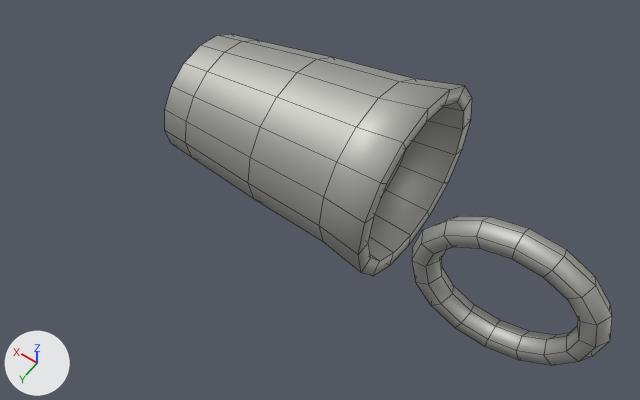
An edit to the Blender file assets/models/world/source/bellwether-road-silver-v1/BellwetherRoadSilver.blend, drawn before and after from the same camera.
Camera for both pictures: a camera (50 mm lens) standing at (-0.431, 0.294, 0.456) and looking at (-0.259, 0.052, 0.077). The axes (+X, +Y, +Z) are drawn at lower left. The lights are the same throughout. The picture after the commit comes second. Mesh edges are drawn as thin lines.

The scene before the commit, as lines of its bpy script (objects in view):
```python
me_wornsilver_cup_and_loop = bpy.data.meshes.new('WornSilver cup and loop')
me_wornsilver_cup_and_loop.from_pydata(...)  # 241 vertices, 240 faces; spans x -0.423..-0.13, y -0.061..0.061, z 0.0..0.135
me_wornsilver_cup_and_loop.polygons.foreach_set('use_smooth', [True] * 240)
me_wornsilver_cup_and_loop.materials.append(mat_wornsilver)  # light grey #bfbfba
ob_bellwetherroadsilver = bpy.data.objects.new('BellwetherRoadSilver', me_wornsilver_cup_and_loop)
ob_bellwetherroadsilver.location = (0.0, 0.0, 0.0)
```
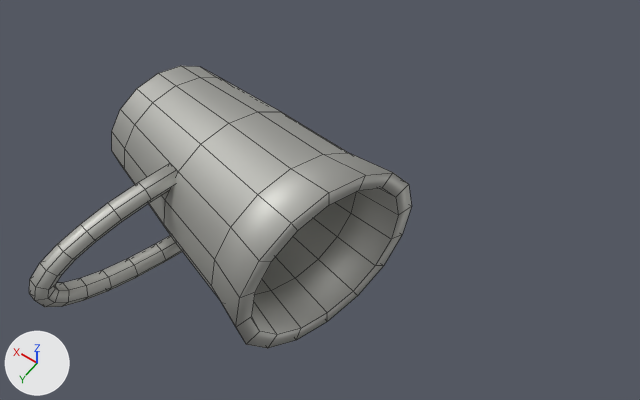
What differs and where, as boxes [x1, y1, x2, y2] in the pictures (640 x 400 px; the box of a moved part takes in the faces that stretch with it):
'BellwetherRoadSilver', reshaped (15% narrower, 15% shorter): before [165, 34, 612, 366]; after [29, 66, 411, 348]
part 1 of me_wornsilver_cup_and_loop, moved or reshaped: before [165, 34, 472, 276]; after [112, 66, 411, 348]
part 2 of me_wornsilver_cup_and_loop, added: after [29, 163, 183, 307]
part 3 of me_wornsilver_cup_and_loop, deleted: before [412, 216, 612, 366]

The change, as a list of edits to the scene's bpy script:
```text
Change me_wornsilver_cup_and_loop:
    used by ob_bellwetherroadsilver; location = (0.0, 0.0, 0.0)
    remove me_wornsilver_cup_and_loop.from_pydata(...)  # 241 vertices, 240 faces; spans x -0.423..-0.13, y -0.061..0.061, z 0.0..0.135
    add me_wornsilver_cup_and_loop.from_pydata(...)  # 237 vertices, 240 faces; spans x -0.296..-0.115, y -0.006..0.179, z 0.0..0.122
    me_wornsilver_cup_and_loop part 1: the loose piece of 145 vertices spanning x -0.29..-0.13, y -0.061..0.061, z 0.0..0.122 is turned -15 degrees about the z axis through the mesh origin
    me_wornsilver_cup_and_loop part 2: a new loose piece of 92 vertices spanning x -0.191..-0.154, y 0.084..0.179, z 0.013..0.086, in mat_wornsilver (light grey #bfbfba)
    me_wornsilver_cup_and_loop part 3: the loose piece of 96 vertices spanning x -0.423..-0.317, y 0.045..0.059, z 0.037..0.135 is deleted
```
